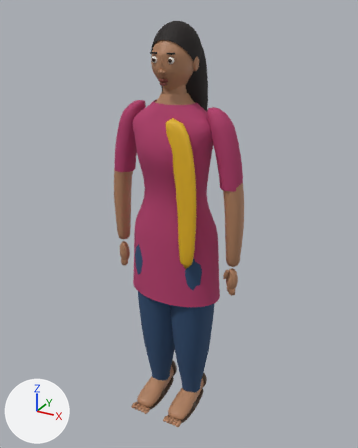
An edit to the glTF model assets/npc/npc_woman_kurti_lod1.glb, drawn before and after from the same camera.
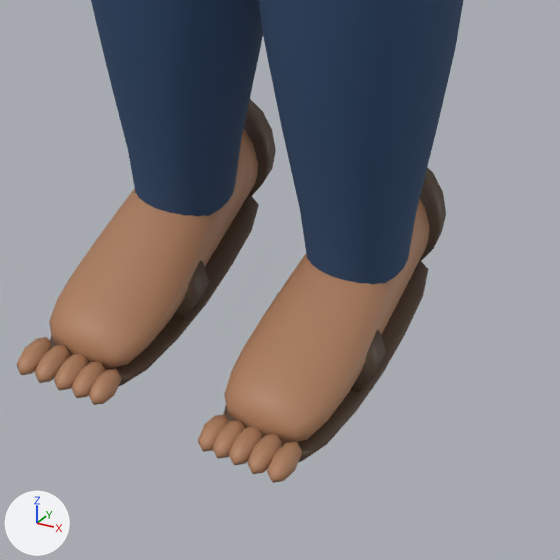
Old and new are each drawn whole from a camera (50 mm lens) standing at (0.941, -1.679, 1.758) and looking at (0.013, 0.007, 0.915) and again close up on the part from 36% to 63% of the width and 77% to 98% of the height. The axes (+X, +Y, +Z) are drawn at lower left. The lights are the same throughout. The first two pictures are the older version.

Names of what the first close-up shows: 'Body'.
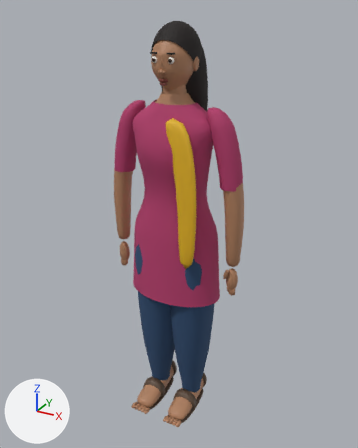
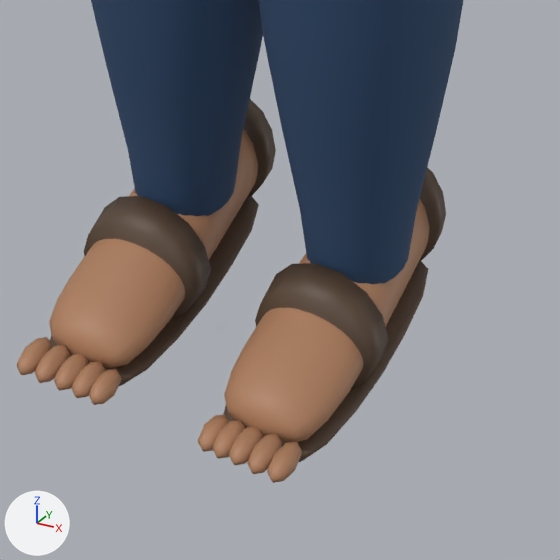
Changed parts and their boxes [x1, y1, x2, y2] in the close-ups (560 x 560 px; the box of a moved part takes in the faces that stretch with it):
part 1 of me_torso, moved or reshaped: before [70, 260, 397, 461]; after [70, 196, 397, 455]

What changed in the scene script:
```text
Change me_torso:
    used by ob_body; location = (0.0, 0.0, 0.0)
    remove me_torso.from_pydata(...)  # 6679 vertices, 12747 faces; spans x -0.3..0.3, y -0.21..0.15, z -0.01..1.71
    add me_torso.from_pydata(...)  # 6679 vertices, 12747 faces; spans x -0.3..0.3, y -0.21..0.15, z 0.0..1.71
    me_torso part 1: 54 vertices moved from x -0.14..0.14, y -0.19..0.08, z 0.01..0.07 to x -0.14..0.14, y -0.19..0.08, z 0.01..0.1; 2 vertices removed from x -0.11..0.09, y -0.2..0.07, z 0.03..0.09; 1 vertex added at x 0.09, y -0.19, z 0.03
    other edits to the shape of me_torso do not show in these pictures
```
